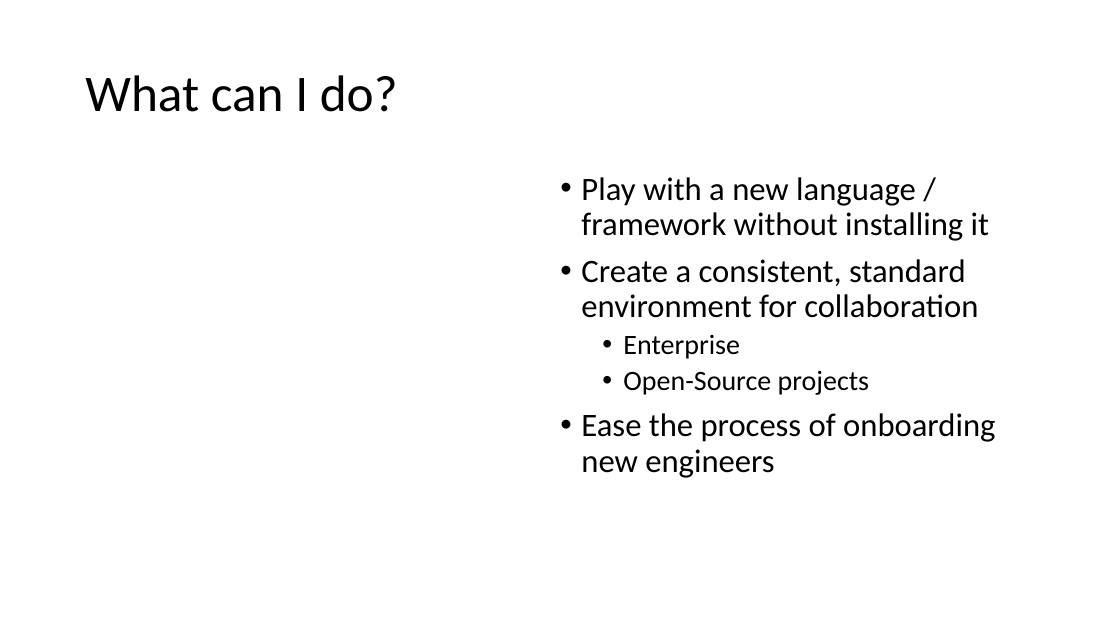
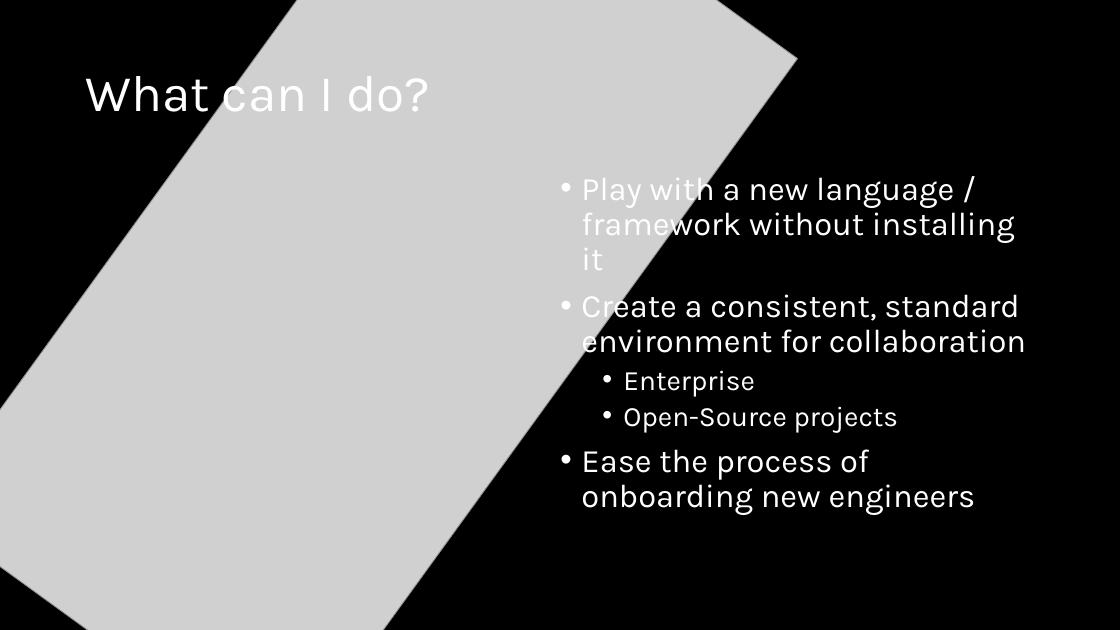
Before and after one commit to cabarney/dev-containers, a slide deck: slide 5 of Press Button, Get Development Environment.pptx. Drawn at 1120x630 pixels with LibreOffice and Linux fonts; fonts in the diff are those of the drawing; grey boxes stand for pictures. Boxes give left, top, right and bottom in pixels: in the first picture for what was removed or moved away, otherwise in the second. Text is boxed around its words. In the diff, an @@ line names an element or a change of style, - is before the commit and + after.

```diff
--- a/Press Button, Get Development Environment.pptx
+++ b/Press Button, Get Development Environment.pptx
@@ background #FFFFFF to #000000 @@
@@ picture added at (0,0,798,630) @@
@@ title "What can I do?" at (85,64,430,123): font Calibri to Karla, text colour #000000 to #FFFFFF @@
@@ text "Play with a new language ..." at (581,172,1026,515): font Calibri to Karla, text colour #000000 to #FFFFFF @@
```
Also in this commit, not shown: 4 other slides changed, 2 slides added, 1 slide removed, 1 other file.
